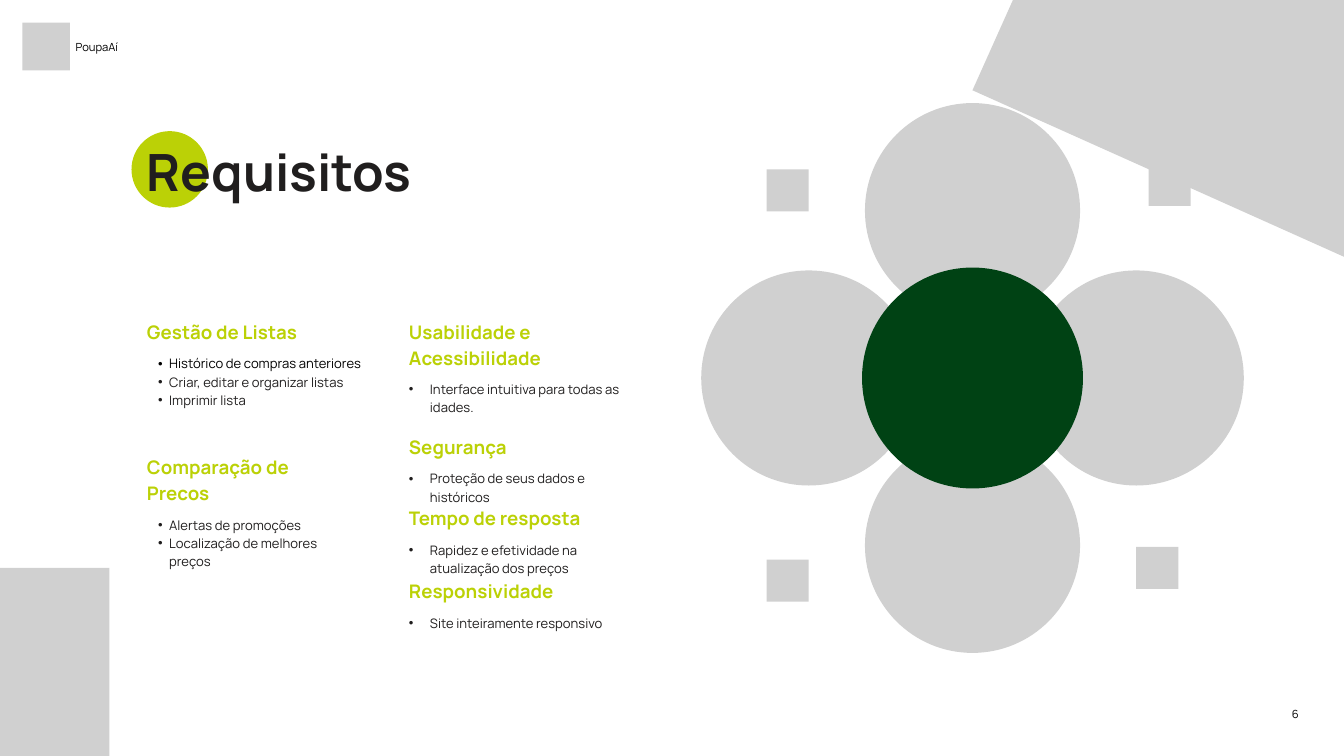
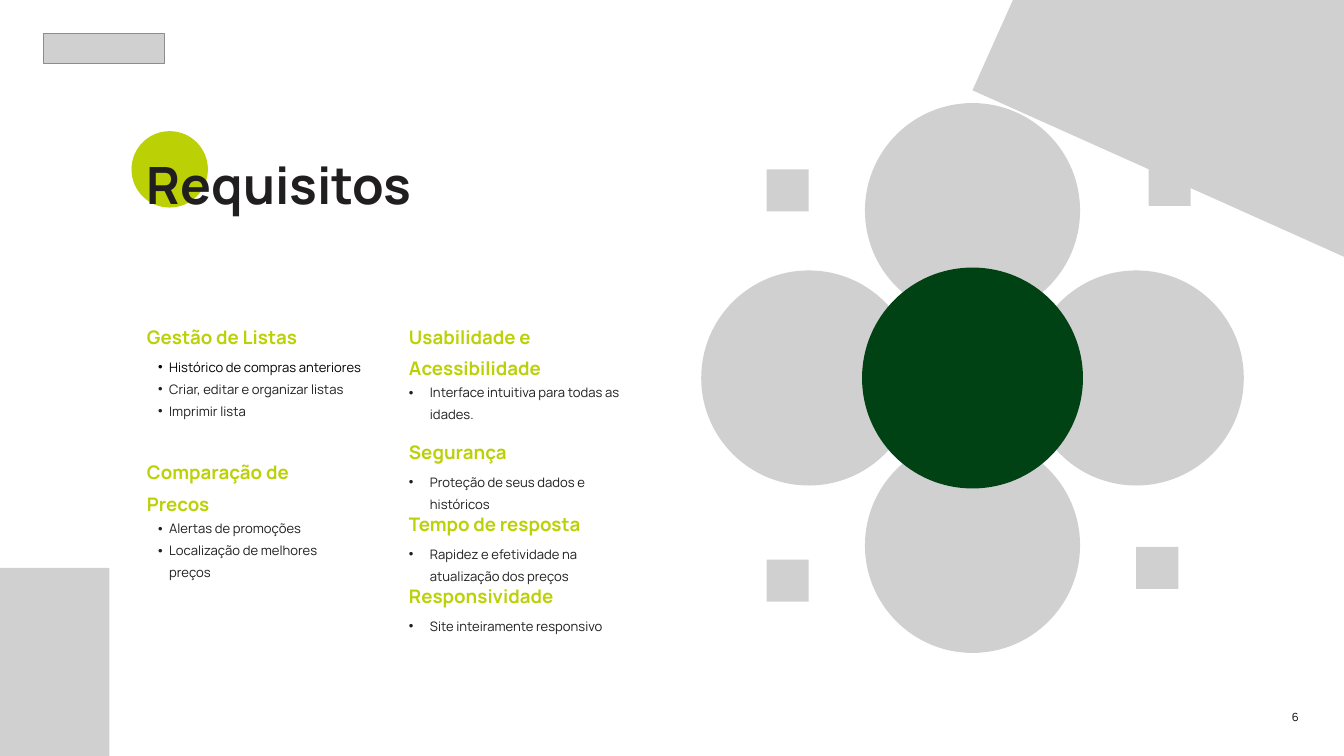
Before and after one commit to lsivolella/PoupaAi, a slide deck: slide 5 of divulgacao/apresentacao/Poupa Aí.pptx. Drawn at 1344x756 pixels with LibreOffice and Linux fonts; fonts in the diff are those of the drawing; grey boxes stand for pictures. Boxes give left, top, right and bottom in pixels: in the first picture for what was removed or moved away, otherwise in the second. Text is boxed around its words. In the diff, an @@ line names an element or a change of style, - is before the commit and + after.

```diff
--- a/divulgacao/apresentacao/Poupa Aí.pptx
+++ b/divulgacao/apresentacao/Poupa Aí.pptx
@@ picture removed at box(22, 23, 70, 71) @@
@@ picture added at box(44, 34, 165, 64) @@
@@ text removed at box(76, 42, 119, 54) @@
-PoupaAí
@@ text "Requisitos" at box(147, 157, 412, 217): line spacing 68.2pt to 1.24 @@
@@ line spacing 28pt to 1.4 in 6 elements at box(147, 329, 297, 345), box(409, 330, 541, 376), box(147, 464, 289, 512), box(409, 445, 507, 464), box(409, 517, 580, 536), box(409, 589, 553, 608) @@
@@ line spacing 19.6pt to 1.4 in 6 elements at box(169, 362, 361, 419), box(430, 387, 619, 419), box(169, 523, 317, 580), box(430, 477, 585, 509), box(430, 549, 577, 584), box(430, 621, 602, 634) @@
@@ text "6" at box(1292, 712, 1299, 721): line spacing 16.8pt to 1.4 @@
```
Also in this commit, not shown: 6 other slides changed, 2 slides added, 1 other file.
